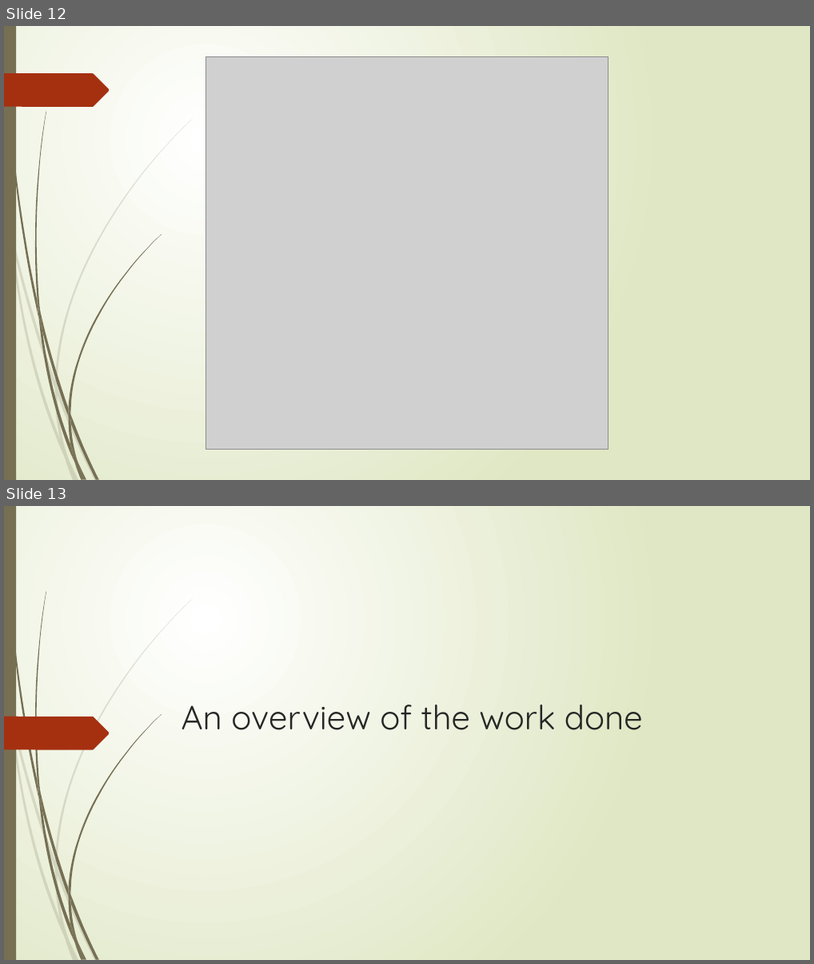
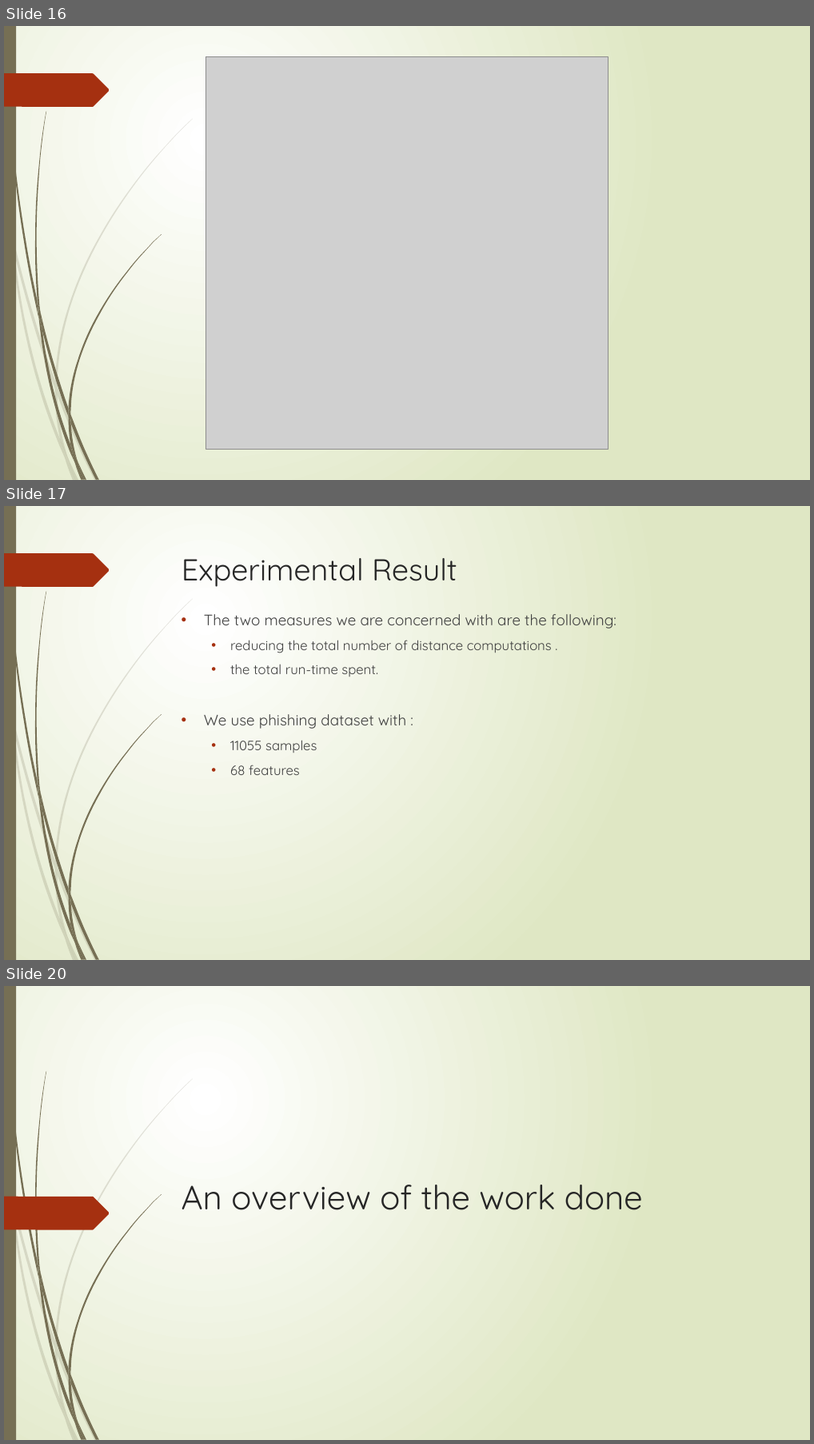
Before and after one commit to hsmmi/Exact-Acceleration-of-K-Means-and-K-Means-parallel, a slide deck: report/spr_final_paper.pptx. Shown one above the other, each under a label of ours: slides 12 and 13 before the commit, slides 16, 17 and 20 after it; the slides between them are not shown. The pictures are 814x964 and 814x1444 pixels, drawn with LibreOffice and Linux fonts; fonts in the diff are those of the drawing; grey boxes stand for pictures. Boxes give left, top, right and bottom in pixels: in the first picture for what was removed or moved away, otherwise in the second. Text is boxed around its words. In the diff, an @@ line names an element or a change of style, - is before the commit and + after.

```diff
--- a/report/spr_final_paper.pptx
+++ b/report/spr_final_paper.pptx
@@ slide 17 added at (4, 506, 810, 960), background gradient #FFFFFF to #DFE8C4; not listed: 24 template elements that a slide beside it also shows @@
@@ title added at (182, 558, 458, 587), 36 pt, text #262626 @@
+Experimental Result
@@ text added at (204, 614, 617, 775), 16 pt, text #404040 @@
+• The two measures we are concerned with are the following:
+  • reducing the total number of distance computations .
+  • the total run-time spent.
+• We use phishing dataset with :
+  • 11055 samples
+  • 68 features
@@ what was slide 12 is now slide 16 @@
@@ what was slide 13 is now slide 20 @@
```
Also in this commit, not shown: 7 slides changed, 7 other slides added.
